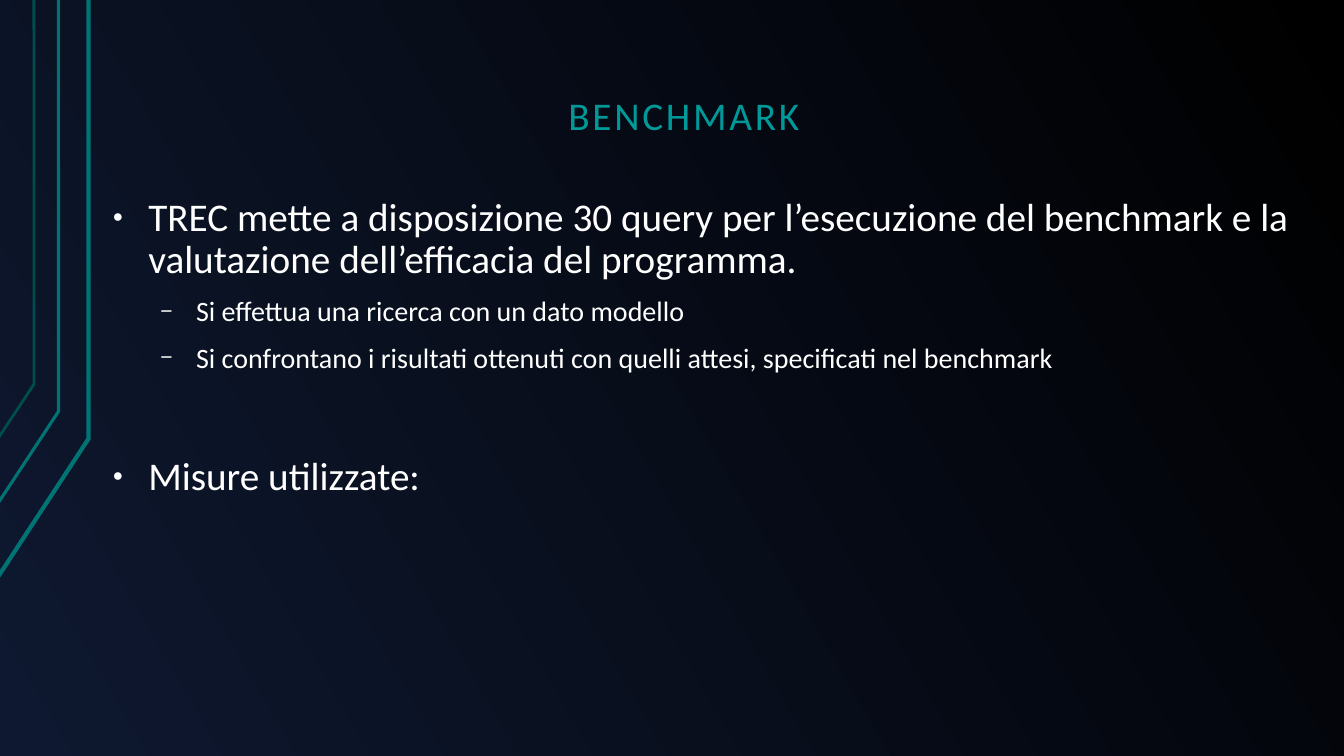
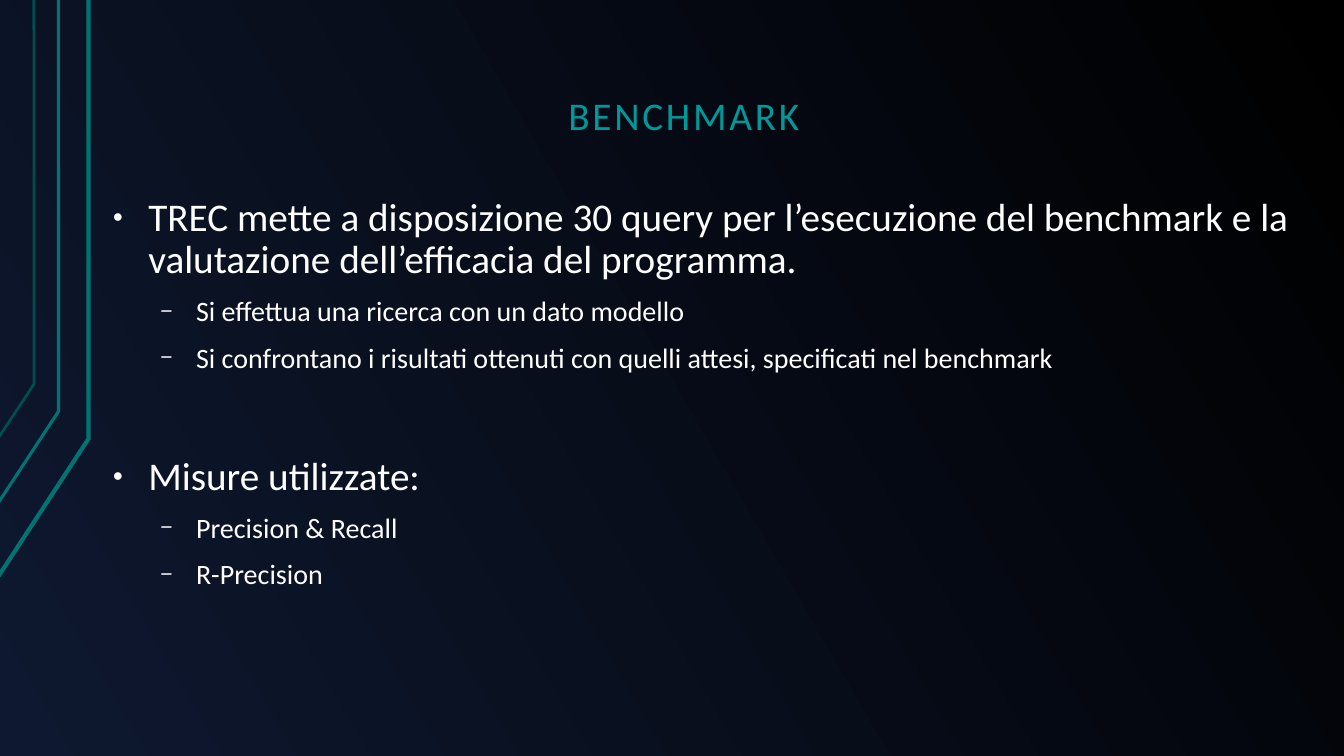
Before and after one commit to GreRagu/ProgettoGavi, a slide deck: slide 14 of Hegregio.odp (slide 13 before the commit). Drawn at 1344x756 pixels with LibreOffice and Linux fonts; fonts in the diff are those of the drawing. Boxes give left, top, right and bottom in pixels: in the first picture for what was removed or moved away, otherwise in the second. Text is boxed around its words. In the diff, an @@ line names an element or a change of style, - is before the commit and + after.

```diff
--- a/Hegregio.odp
+++ b/Hegregio.odp
@@ text at [196,518,398,584]: paragraphs added @@
+  − Precision & Recall
+  − R-Precision
```
Also in this commit, not shown: 2 other slides changed, 4 slides added, 3 slides removed.
